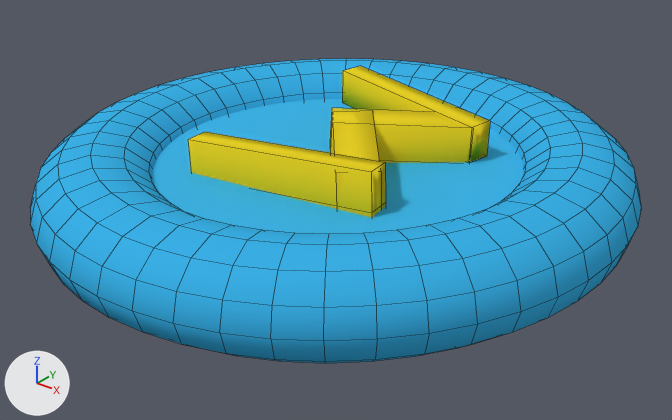
One commit to the Blender file project/blender objects/coin.blend: the scene before it, then after it.
Rendered twice from a 50 mm lens placed at (2.18, -3.06, 2.52), pointed at (0.01, -0.35, 0.83). Arrows for +X, +Y and +Z are at lower left; the lights stay in place. Mesh edges are drawn as thin lines.
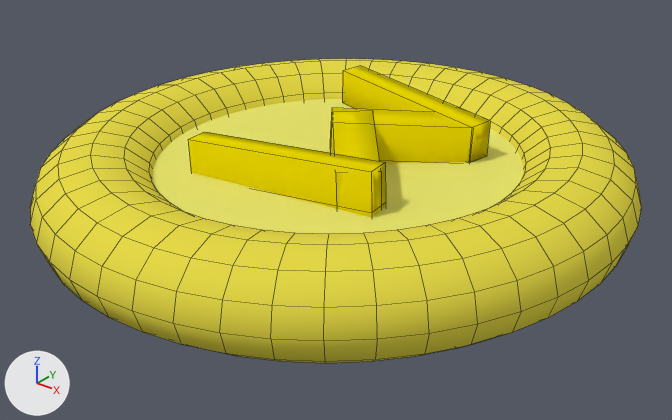
What differs and where, as boxes [x1, y1, x2, y2] in the pictures (672 x 420 px):
'Torus', recoloured (blue to yellow): [30, 59, 641, 363] in both
'Cylinder', recoloured: [152, 99, 523, 234] in both
'Cube.001', recoloured: [188, 132, 386, 218] in both
'Cube.003', recoloured: [330, 108, 469, 163] in both
'Cube', recoloured: [342, 66, 490, 163] in both
'Cube.002', recoloured: [334, 111, 381, 209] in both

The change, as a diff of the scene's bpy script:
```diff
--- a/project/blender objects/coin.blend.py
+++ b/project/blender objects/coin.blend.py
@@ mat_material_002 @@
 mat_material_002 = diffuse_material('Material.002')
-mat_material_002.base_color = (0.8, 0.629, 0.019)  # yellow #e7d026
+mat_material_002.base_color = (0.8, 0.667, 0.0)  # yellow #e7d500
@@ mat_material @@
 mat_material = diffuse_material('Material')
-mat_material.base_color = (0.0432, 0.441, 0.8)  # blue #3bb1e7
+mat_material.base_color = (0.8, 0.704, 0.0667)  # yellow #e7da49
@@ mat_material_001 @@
 mat_material_001 = diffuse_material('Material.001')
-mat_material_001.base_color = (0.049, 0.458, 0.8)  # blue #3fb4e7
+mat_material_001.base_color = (0.8, 0.776, 0.158)  # yellow #e7e46f
```
